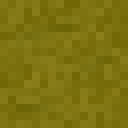
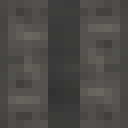
Layer changes from the first 128×128 image to the second:
hid "Grass" over [0, 0, 128, 128]
added layer "Layer 4" above "Dirt" over [0, 0, 128, 128]
